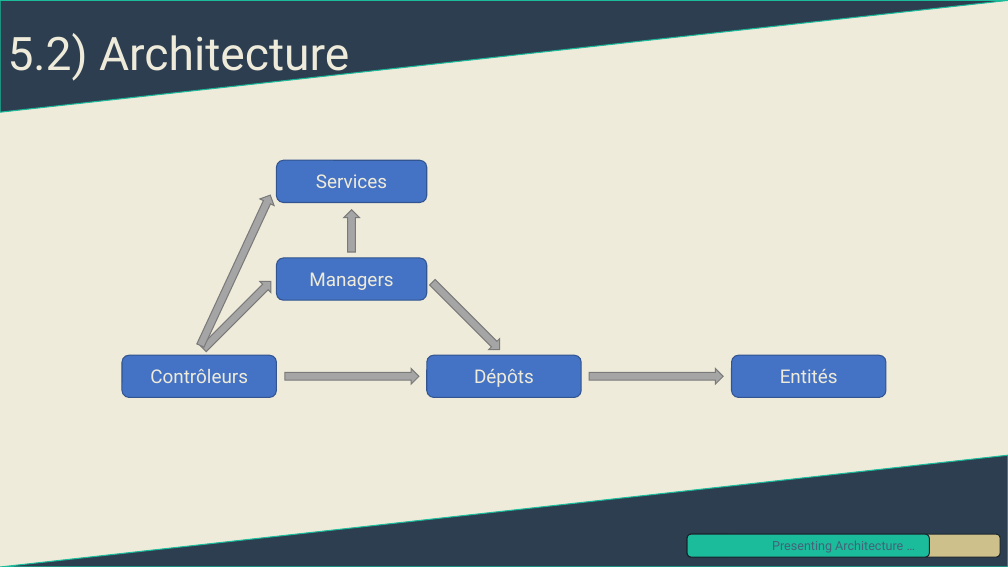
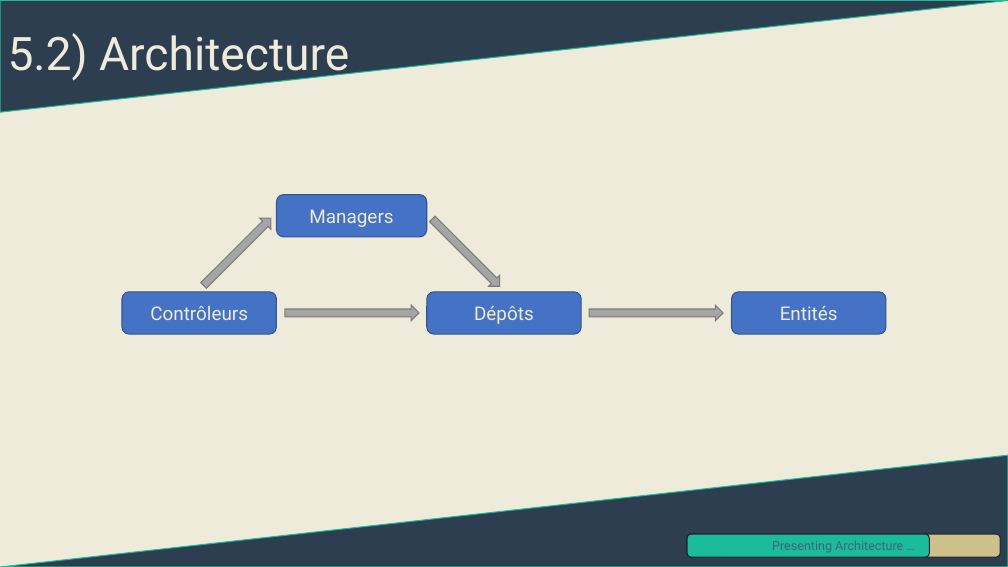
Before and after one commit to Xwyk/SnowTricks, a slide deck: slide 16 of Présentation du site Snowtricks.pptm. Drawn at 1008x567 pixels with LibreOffice and Linux fonts; fonts in the diff are those of the drawing. Boxes give left, top, right and bottom in pixels: in the first picture for what was removed or moved away, otherwise in the second. Text is boxed around its words. In the diff, an @@ line names an element or a change of style, - is before the commit and + after.

```diff
--- a/Présentation du site Snowtricks.pptm
+++ b/Présentation du site Snowtricks.pptm
@@ rounded rectangle removed at [277,160,427,203] @@
-Services
@@ right arrow removed at [193,192,278,349] @@
@@ right arrow removed at [344,210,360,252] @@
@@ 4 rounded rectangles, 2 right arrows: place and size @@
-4 rounded rectangles, 2 right arrows at [122,258,886,398]
+4 rounded rectangles, 2 right arrows at [122,194,886,334]
@@ right arrow: place and size @@
-right arrow at [285,368,419,384]
+right arrow at [285,306,419,321]
@@ right arrow: place and size @@
-right arrow at [589,368,723,384]
+right arrow at [589,306,723,321]
```
Also in this commit, not shown: 2 other slides changed, 1 slide added.
